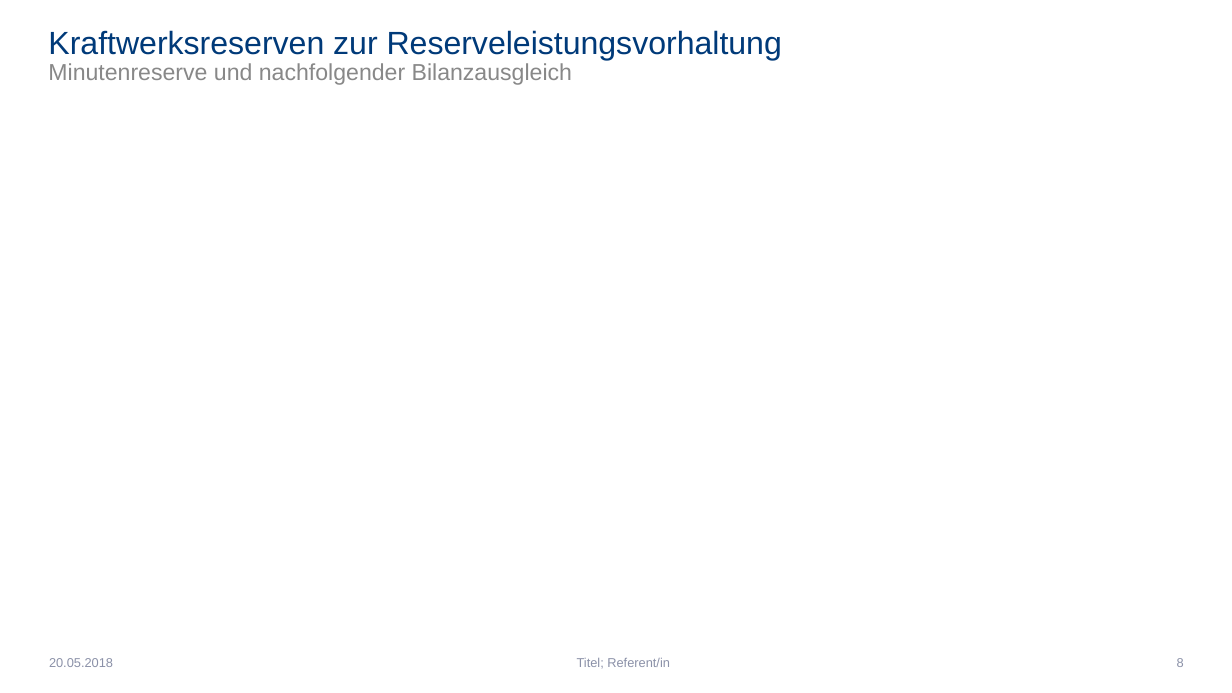
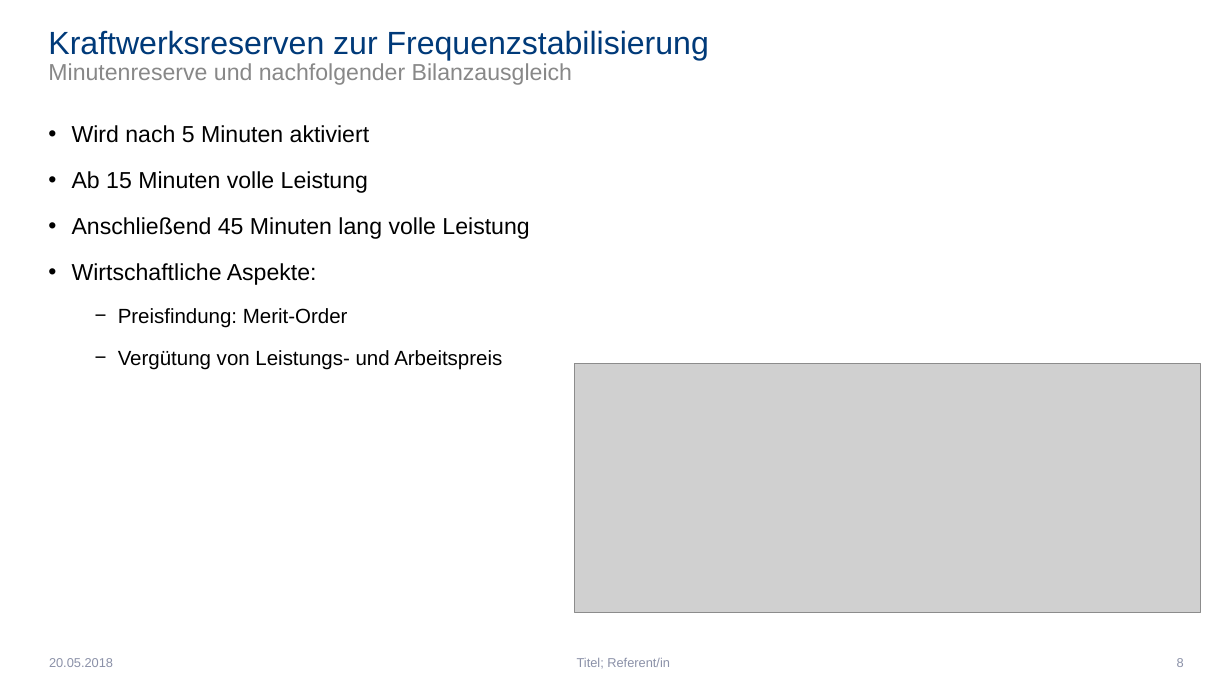
Before and after one commit to Febbyyyy/Regenerative-Energietechnik-Projekt, a slide deck: slide 8 of Präsentation - Wo befinden sich Kraftwerksreserven in Deutschland.pptx. Drawn at 1232x693 pixels with LibreOffice and Linux fonts; fonts in the diff are those of the drawing; grey boxes stand for pictures. Boxes give left, top, right and bottom in pixels: in the first picture for what was removed or moved away, otherwise in the second. Text is boxed around its words. In the diff, an @@ line names an element or a change of style, - is before the commit and + after.

```diff
--- a/Präsentation - Wo befinden sich Kraftwerksreserven in Deutschland.pptx
+++ b/Präsentation - Wo befinden sich Kraftwerksreserven in Deutschland.pptx
@@ title at bbox=[48, 30, 709, 85]: text changed; size 25 to 18 pt; text colour #003A79 to #888888 @@
-Kraftwerksreserven zur Reserveleistungsvorhaltung
-Minutenreserve und nachfolgender Bilanzausgleich
+Kraftwerksreserven zur Frequenzstabilisierung
+Minutenreserve und nachfolgender Bilanzausgleich
@@ text added at bbox=[72, 125, 529, 370], 18 pt, text #000000 @@
+• Wird nach 5 Minuten aktiviert
+• Ab 15 Minuten volle Leistung
+• Anschließend 45 Minuten lang volle Leistung
+• Wirtschaftliche Aspekte:
+  − Preisfindung: Merit-Order
+  − Vergütung von Leistungs- und Arbeitspreis
@@ picture added at bbox=[575, 364, 1201, 613] @@
```
Also in this commit, not shown: 5 other slides changed, 2 slides added, 7 slides removed.
